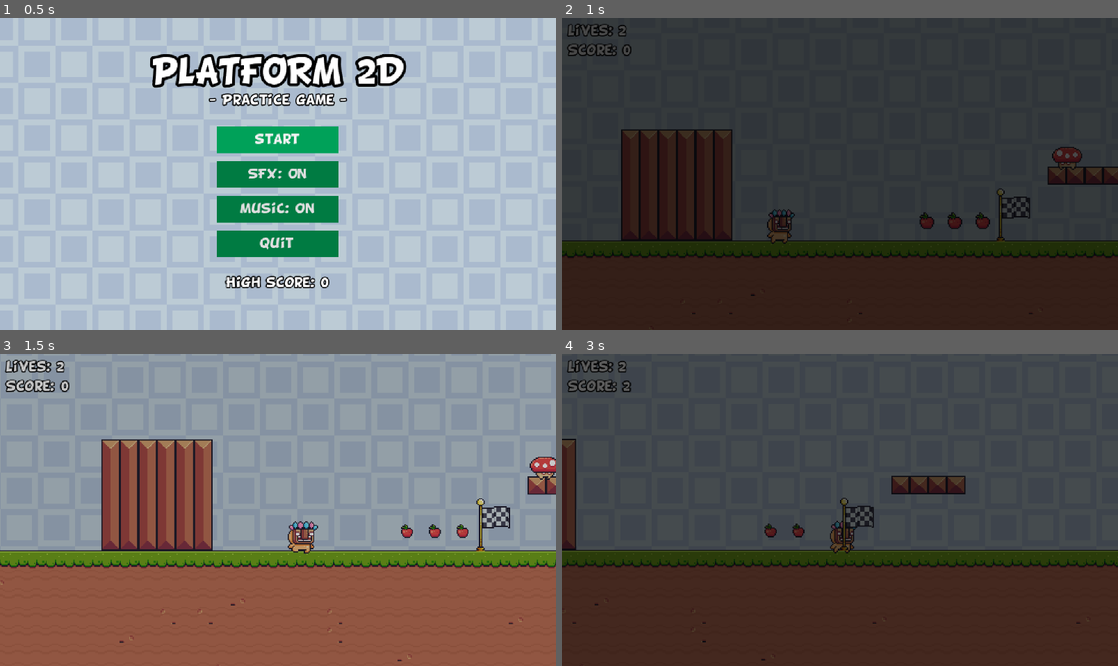
Above: before the commit, frames 1-4 (two rows, left to right).
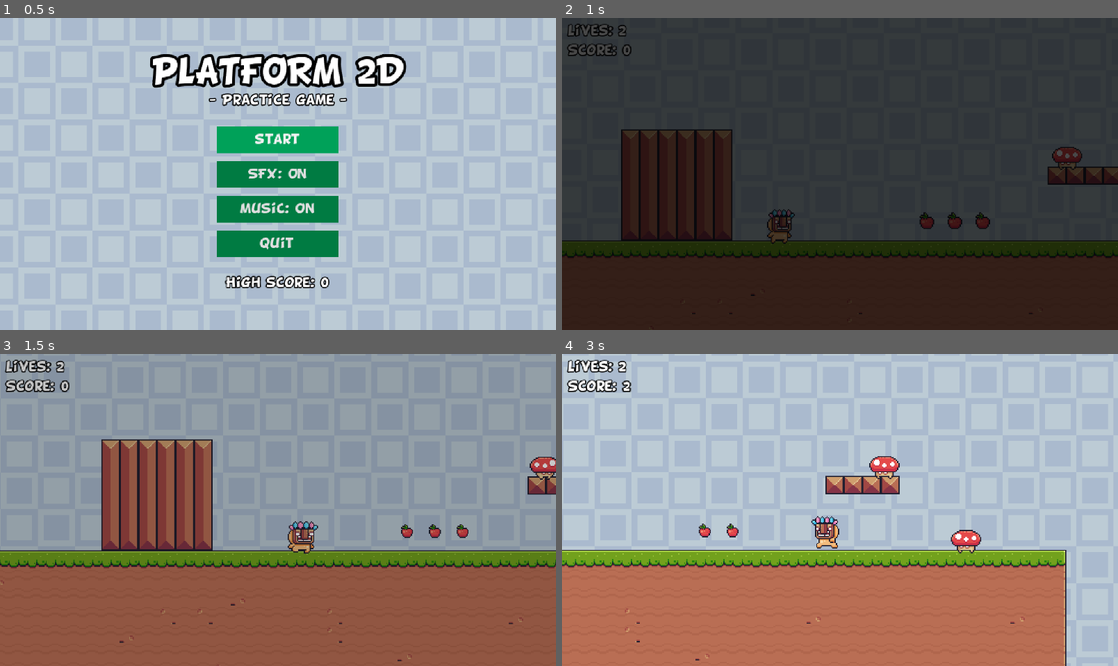
Above: after the commit, the same moments.

Repository: LaSierraDev/godot_practice_2d_platforms
Game: Godot game, scene res://scenes/IU/main_menu.tscn
Same seed, same stepped clock (60 frames per second), same inputs: the game is played once before the commit and once after it.
Inputs (mouse positions are in pixels of both pictures, inside the frame that each line leads up to):
- Up to frame 1 (0.5 s): no input
- Up to frame 2 (1 s): click "start" at 0.5 s
- Up to frame 3 (1.5 s): move the mouse to (400, 494) at 1.27 s; hold D (right) from 1.28 s (still down)
- Up to frame 4 (3 s): tap Space (jump) at 1.52, 2.27 s; move the mouse to (728, 525) at 2.02 s; move the mouse to (895, 441) at 2.77 s; release D (right) at 2.78 s; hold A (left) from 2.78 s (still down)

Frame 1 is identical in both runs. In frame 2, 0.3% of the frame differs, in the area x 78-85%, y 54-72%; in frame 3, 0.4%; in frame 4, 100%, in the area x 0-100%, y 0-100%.

Commit message:
[FIX] hit and dissapear animations fixed

Diff:
--- /dev/null
+++ b/resources/mushroom_sprite_frames.tres
@@ -0,0 +1,123 @@
+[gd_resource type="SpriteFrames" format=3 uid="uid://nv65rhxc2fhr"]
+
+[ext_resource type="Texture2D" uid="uid://cdtkf7cwhi7jj" path="res://assets/sprites/enemies/mushroom.png" id="1_dvapx"]
+
+[sub_resource type="AtlasTexture" id="AtlasTexture_i0alm"]
+atlas = ExtResource("1_dvapx")
+region = Rect2(0, 0, 32, 32)
+
+[sub_resource type="AtlasTexture" id="AtlasTexture_b6bn4"]
+atlas = ExtResource("1_dvapx")
+region = Rect2(32, 0, 32, 32)
+
+[sub_resource type="AtlasTexture" id="AtlasTexture_qyqt7"]
+atlas = ExtResource("1_dvapx")
+region = Rect2(64, 0, 32, 32)
+
+[sub_resource type="AtlasTexture" id="AtlasTexture_iiaqh"]
+atlas = ExtResource("1_dvapx")
+region = Rect2(96, 0, 32, 32)
+
+[sub_resource type="AtlasTexture" id="AtlasTexture_6g5jk"]
+atlas = ExtResource("1_dvapx")
+region = Rect2(128, 0, 32, 32)
+
+[sub_resource type="AtlasTexture" id="AtlasTexture_p8sgy"]
+atlas = ExtResource("1_dvapx")
+region = Rect2(160, 0, 32, 32)
+
+[sub_resource type="AtlasTexture" id="AtlasTexture_adtva"]
+atlas = ExtResource("1_dvapx")
+region = Rect2(192, 0, 32, 32)
+
+[sub_resource type="AtlasTexture" id="AtlasTexture_w16fr"]
+atlas = ExtResource("1_dvapx")
+region = Rect2(224, 0, 32, 32)
+
+[sub_resource type="AtlasTexture" id="AtlasTexture_yksrr"]
+atlas = ExtResource("1_dvapx")
+region = Rect2(256, 0, 32, 32)
+
+[sub_resource type="AtlasTexture" id="AtlasTexture_t7fmb"]
+atlas = ExtResource("1_dvapx")
+region = Rect2(288, 0, 32, 32)
+
+[sub_resource type="AtlasTexture" id="AtlasTexture_m2jh3"]
+atlas = ExtResource("1_dvapx")
+region = Rect2(320, 0, 32, 32)
+
+[sub_resource type="AtlasTexture" id="AtlasTexture_af7ig"]
+atlas = ExtResource("1_dvapx")
+region = Rect2(352, 0, 32, 32)
+
+[sub_resource type="AtlasTexture" id="AtlasTexture_q4jpt"]
+atlas = ExtResource("1_dvapx")
+region = Rect2(384, 0, 32, 32)
+
+[sub_resource type="AtlasTexture" id="AtlasTexture_xn5s3"]
+atlas = ExtResource("1_dvapx")
+region = Rect2(416, 0, 32, 32)
+
+[sub_resource type="AtlasTexture" id="AtlasTexture_g7ymc"]
+atlas = ExtResource("1_dvapx")
+region = Rect2(448, 0, 32, 32)
+
+[sub_resource type="AtlasTexture" id="AtlasTexture_btfv3"]
+atlas = ExtResource("1_dvapx")
+region = Rect2(480, 0, 32, 32)
+
+[resource]
+animations = [{
+"frames": [{
+"duration": 1.0,
+"texture": SubResource("AtlasTexture_i0alm")
+}, {
+"duration": 1.0,
+"texture": SubResource("AtlasTexture_b6bn4")
+}, {
+"duration": 1.0,
+"texture": SubResource("AtlasTexture_qyqt7")
+}, {
+"duration": 1.0,
+"texture": SubResource("AtlasTexture_iiaqh")
+}, {
+"duration": 1.0,
+"texture": SubResource("AtlasTexture_6g5jk")
+}, {
+"duration": 1.0,
+"texture": SubResource("AtlasTexture_p8sgy")
+}, {
+"duration": 1.0,
+"texture": SubResource("AtlasTexture_adtva")
+}, {
+"duration": 1.0,
+"texture": SubResource("AtlasTexture_w16fr")
+}, {
+"duration": 1.0,
+"texture": SubResource("AtlasTexture_yksrr")
+}, {
+"duration": 1.0,
+"texture": SubResource("AtlasTexture_t7fmb")
+}, {
+"duration": 1.0,
+"texture": SubResource("AtlasTexture_m2jh3")
+}, {
+"duration": 1.0,
+"texture": SubResource("AtlasTexture_af7ig")
+}, {
+"duration": 1.0,
+"texture": SubResource("AtlasTexture_q4jpt")
+}, {
+"duration": 1.0,
+"texture": SubResource("AtlasTexture_xn5s3")
+}, {
+"duration": 1.0,
+"texture": SubResource("AtlasTexture_g7ymc")
+}, {
+"duration": 1.0,
+"texture": SubResource("AtlasTexture_btfv3")
+}],
+"loop": true,
+"name": &"default",
+"speed": 16.0
+}]
--- a/scenes/Enemies/enemy_base.tscn
+++ b/scenes/Enemies/enemy_base.tscn
@@ -1,6 +1,7 @@
 [gd_scene format=3 uid="uid://ckp3a0dbpjj03"]
 
 [ext_resource type="Script" uid="uid://difnoakw35bbq" path="res://scripts/enemies/enemy_base.gd" id="1_h8mu4"]
+[ext_resource type="SpriteFrames" uid="uid://nv65rhxc2fhr" path="res://resources/mushroom_sprite_frames.tres" id="2_pkqou"]
 
 [sub_resource type="Animation" id="Animation_satqt"]
 length = 0.001
@@ -16,10 +17,70 @@
 "update": 0,
 "values": [Color(1, 1, 1, 1)]
 }
+tracks/1/type = "value"
+tracks/1/imported = false
+tracks/1/enabled = true
+tracks/1/path = NodePath("AnimatedSprite2D:scale")
+tracks/1/interp = 1
+tracks/1/loop_wrap = true
+tracks/1/keys = {
+"times": PackedFloat32Array(0),
+"transitions": PackedFloat32Array(1),
+"update": 0,
+"values": [Vector2(1, 1)]
+}
+tracks/2/type = "value"
+tracks/2/imported = false
+tracks/2/enabled = true
+tracks/2/path = NodePath("AnimatedSprite2D:position")
+tracks/2/interp = 1
+tracks/2/loop_wrap = true
+tracks/2/keys = {
+"times": PackedFloat32Array(0),
+"transitions": PackedFloat32Array(1),
+"update": 0,
+"values": [Vector2(0, 0)]
+}
+tracks/3/type = "value"
+tracks/3/imported = false
+tracks/3/enabled = true
+tracks/3/path = NodePath("AnimatedSprite2D:rotation")
+tracks/3/interp = 1
+tracks/3/loop_wrap = true
+tracks/3/keys = {
+"times": PackedFloat32Array(0),
+"transitions": PackedFloat32Array(1),
+"update": 0,
+"values": [0.0]
+}
+tracks/4/type = "value"
+tracks/4/imported = false
+tracks/4/enabled = true
+tracks/4/path = NodePath("CollisionShape2D:disabled")
+tracks/4/interp = 1
+tracks/4/loop_wrap = true
+tracks/4/keys = {
+"times": PackedFloat32Array(0),
+"transitions": PackedFloat32Array(1),
+"update": 1,
+"values": [false]
+}
+tracks/5/type = "value"
+tracks/5/imported = false
+tracks/5/enabled = true
+tracks/5/path = NodePath("Hurtbox/CSArea2D:disabled")
+tracks/5/interp = 1
+tracks/5/loop_wrap = true
+tracks/5/keys = {
+"times": PackedFloat32Array(0),
+"transitions": PackedFloat32Array(1),
+"update": 1,
+"values": [false]
+}
 
 [sub_resource type="Animation" id="Animation_qty17"]
 resource_name = "dessapear"
-length = 0.3
+length = 0.2529184
 tracks/0/type = "value"
 tracks/0/imported = false
 tracks/0/enabled = true
@@ -27,14 +88,123 @@
 tracks/0/interp = 1
 tracks/0/loop_wrap = true
 tracks/0/keys = {
-"times": PackedFloat32Array(0, 0.3),
+"times": PackedFloat32Array(0, 0.25126722),
 "transitions": PackedFloat32Array(1, 1),
 "update": 0,
 "values": [Color(1, 0, 0.13333334, 1), Color(1, 0, 0, 0)]
+}
+tracks/1/type = "value"
+tracks/1/imported = false
+tracks/1/enabled = false
+tracks/1/path = NodePath("AnimatedSprite2D:position")
+tracks/1/interp = 1
+tracks/1/loop_wrap = true
+tracks/1/keys = {
+"times": PackedFloat32Array(0, 0.10085445, 0.2512095),
+"transitions": PackedFloat32Array(0.5, 0.5, 0.5),
+"update": 0,
+"values": [Vector2(0, 0), Vector2(0, -16.635), Vector2(0, 25.345)]
+}
+tracks/2/type = "value"
+tracks/2/imported = false
+tracks/2/enabled = false
+tracks/2/path = NodePath("AnimatedSprite2D:rotation")
+tracks/2/interp = 1
+tracks/2/loop_wrap = true
+tracks/2/keys = {
+"times": PackedFloat32Array(0, 0.10085445, 0.14702384),
+"transitions": PackedFloat32Array(1, 1, 1),
+"update": 0,
+"values": [0.0, 0.6108652381980153, 3.141592653589793]
+}
+tracks/3/type = "value"
+tracks/3/imported = false
+tracks/3/enabled = true
+tracks/3/path = NodePath("CollisionShape2D:disabled")
+tracks/3/interp = 1
+tracks/3/loop_wrap = true
+tracks/3/keys = {
+"times": PackedFloat32Array(0),
+"transitions": PackedFloat32Array(1),
+"update": 1,
+"values": [true]
+}
+tracks/4/type = "value"
+tracks/4/imported = false
+tracks/4/enabled = true
+tracks/4/path = NodePath("Hurtbox/CSArea2D:disabled")
+tracks/4/interp = 1
+tracks/4/loop_wrap = true
+tracks/4/keys = {
+"times": PackedFloat32Array(0),
+"transitions": PackedFloat32Array(1),
+"update": 1,
+"values": [true]
 }
 
 [sub_resource type="Animation" id="Animation_pkqou"]
 resource_name = "hit"
+length = 0.148675
+tracks/0/type = "value"
+tracks/0/imported = false
+tracks/0/enabled = true
+tracks/0/path = NodePath("AnimatedSprite2D:scale")
+tracks/0/interp = 1
+tracks/0/loop_wrap = true
+tracks/0/keys = {
+"times": PackedFloat32Array(0, 0.06666667, 0.14838924),
+"transitions": PackedFloat32Array(-0.5, -0.5, -0.5),
+"update": 0,
+"values": [Vector2(1, 1), Vector2(1, 0.6), Vector2(1, 1)]
+}
+tracks/1/type = "value"
+tracks/1/imported = false
+tracks/1/enabled = true
+tracks/1/path = NodePath("AnimatedSprite2D:position")
+tracks/1/interp = 1
+tracks/1/loop_wrap = true
+tracks/1/keys = {
+"times": PackedFloat32Array(0, 0.06666667, 0.14838924),
+"transitions": PackedFloat32Array(-0.5, -0.5, -0.5),
+"update": 0,
+"values": [Vector2(0, 0), Vector2(0, 5.3), Vector2(0, 0)]
+}
+tracks/2/type = "value"
+tracks/2/imported = false
+tracks/2/enabled = true
+tracks/2/path = NodePath("AnimatedSprite2D:modulate")
+tracks/2/interp = 1
+tracks/2/loop_wrap = true
+tracks/2/keys = {
+"times": PackedFloat32Array(0, 0.06666667, 0.14838924),
+"transitions": PackedFloat32Array(1, 1, 1),
+"update": 0,
+"values": [Color(1, 0.9166667, 0.92777777, 1), Color(18.892157, 17.413149, 17.624435, 1), Color(1, 0.9166667, 0.92777777, 1)]
+}
+tracks/3/type = "value"
+tracks/3/imported = false
+tracks/3/enabled = true
+tracks/3/path = NodePath("CollisionShape2D:disabled")
+tracks/3/interp = 1
+tracks/3/loop_wrap = true
+tracks/3/keys = {
+"times": PackedFloat32Array(0),
+"transitions": PackedFloat32Array(1),
+"update": 1,
+"values": [true]
+}
+tracks/4/type = "value"
+tracks/4/imported = false
+tracks/4/enabled = true
+tracks/4/path = NodePath("Hurtbox/CSArea2D:disabled")
+tracks/4/interp = 1
+tracks/4/loop_wrap = true
+tracks/4/keys = {
+"times": PackedFloat32Array(0),
+"transitions": PackedFloat32Array(1),
+"update": 1,
+"values": [true]
+}
 
 [sub_resource type="AnimationLibrary" id="AnimationLibrary_satqt"]
 _data = {
@@ -50,6 +220,7 @@
 metadata/_edit_group_ = true
 
 [node name="AnimatedSprite2D" type="AnimatedSprite2D" parent="." unique_id=1693340170]
+sprite_frames = ExtResource("2_pkqou")
 
 [node name="CollisionShape2D" type="CollisionShape2D" parent="." unique_id=646999934]
 
--- a/scenes/Enemies/mushroom.tscn
+++ b/scenes/Enemies/mushroom.tscn
@@ -2,127 +2,7 @@
 
 [ext_resource type="PackedScene" uid="uid://ckp3a0dbpjj03" path="res://scenes/enemies/enemy_base.tscn" id="1_v73nu"]
 [ext_resource type="Script" uid="uid://dy1axvuvpn3tm" path="res://scripts/enemies/mushroom.gd" id="2_nfsas"]
-[ext_resource type="Texture2D" uid="uid://cdtkf7cwhi7jj" path="res://assets/sprites/enemies/mushroom.png" id="3_nfsas"]
-
-[sub_resource type="AtlasTexture" id="AtlasTexture_i0alm"]
-atlas = ExtResource("3_nfsas")
-region = Rect2(0, 0, 32, 32)
-
-[sub_resource type="AtlasTexture" id="AtlasTexture_b6bn4"]
-atlas = ExtResource("3_nfsas")
-region = Rect2(32, 0, 32, 32)
-
-[sub_resource type="AtlasTexture" id="AtlasTexture_qyqt7"]
-atlas = ExtResource("3_nfsas")
-region = Rect2(64, 0, 32, 32)
-
-[sub_resource type="AtlasTexture" id="AtlasTexture_iiaqh"]
-atlas = ExtResource("3_nfsas")
-region = Rect2(96, 0, 32, 32)
-
-[sub_resource type="AtlasTexture" id="AtlasTexture_6g5jk"]
-atlas = ExtResource("3_nfsas")
-region = Rect2(128, 0, 32, 32)
-
-[sub_resource type="AtlasTexture" id="AtlasTexture_p8sgy"]
-atlas = ExtResource("3_nfsas")
-region = Rect2(160, 0, 32, 32)
-
-[sub_resource type="AtlasTexture" id="AtlasTexture_adtva"]
-atlas = ExtResource("3_nfsas")
-region = Rect2(192, 0, 32, 32)
-
-[sub_resource type="AtlasTexture" id="AtlasTexture_w16fr"]
-atlas = ExtResource("3_nfsas")
-region = Rect2(224, 0, 32, 32)
-
-[sub_resource type="AtlasTexture" id="AtlasTexture_yksrr"]
-atlas = ExtResource("3_nfsas")
-region = Rect2(256, 0, 32, 32)
-
-[sub_resource type="AtlasTexture" id="AtlasTexture_t7fmb"]
-atlas = ExtResource("3_nfsas")
-region = Rect2(288, 0, 32, 32)
-
-[sub_resource type="AtlasTexture" id="AtlasTexture_m2jh3"]
-atlas = ExtResource("3_nfsas")
-region = Rect2(320, 0, 32, 32)
-
-[sub_resource type="AtlasTexture" id="AtlasTexture_af7ig"]
-atlas = ExtResource("3_nfsas")
-region = Rect2(352, 0, 32, 32)
-
-[sub_resource type="AtlasTexture" id="AtlasTexture_q4jpt"]
-atlas = ExtResource("3_nfsas")
-region = Rect2(384, 0, 32, 32)
-
-[sub_resource type="AtlasTexture" id="AtlasTexture_xn5s3"]
-atlas = ExtResource("3_nfsas")
-region = Rect2(416, 0, 32, 32)
-
-[sub_resource type="AtlasTexture" id="AtlasTexture_g7ymc"]
-atlas = ExtResource("3_nfsas")
-region = Rect2(448, 0, 32, 32)
-
-[sub_resource type="AtlasTexture" id="AtlasTexture_btfv3"]
-atlas = ExtResource("3_nfsas")
-region = Rect2(480, 0, 32, 32)
-
-[sub_resource type="SpriteFrames" id="SpriteFrames_uiuyj"]
-animations = [{
-"frames": [{
-"duration": 1.0,
-"texture": SubResource("AtlasTexture_i0alm")
-}, {
-"duration": 1.0,
-"texture": SubResource("AtlasTexture_b6bn4")
-}, {
-"duration": 1.0,
-"texture": SubResource("AtlasTexture_qyqt7")
-}, {
-"duration": 1.0,
-"texture": SubResource("AtlasTexture_iiaqh")
-}, {
-"duration": 1.0,
-"texture": SubResource("AtlasTexture_6g5jk")
-}, {
-"duration": 1.0,
-"texture": SubResource("AtlasTexture_p8sgy")
-}, {
-"duration": 1.0,
-"texture": SubResource("AtlasTexture_adtva")
-}, {
-"duration": 1.0,
-"texture": SubResource("AtlasTexture_w16fr")
-}, {
-"duration": 1.0,
-"texture": SubResource("AtlasTexture_yksrr")
-}, {
-"duration": 1.0,
-"texture": SubResource("AtlasTexture_t7fmb")
-}, {
-"duration": 1.0,
-"texture": SubResource("AtlasTexture_m2jh3")
-}, {
-"duration": 1.0,
-"texture": SubResource("AtlasTexture_af7ig")
-}, {
-"duration": 1.0,
-"texture": SubResource("AtlasTexture_q4jpt")
-}, {
-"duration": 1.0,
-"texture": SubResource("AtlasTexture_xn5s3")
-}, {
-"duration": 1.0,
-"texture": SubResource("AtlasTexture_g7ymc")
-}, {
-"duration": 1.0,
-"texture": SubResource("AtlasTexture_btfv3")
-}],
-"loop": true,
-"name": &"default",
-"speed": 16.0
-}]
+[ext_resource type="SpriteFrames" uid="uid://nv65rhxc2fhr" path="res://resources/mushroom_sprite_frames.tres" id="3_1calh"]
 
 [sub_resource type="RectangleShape2D" id="RectangleShape2D_nfsas"]
 size = Vector2(11, 20)
@@ -137,7 +17,7 @@
 points = 5
 
 [node name="AnimatedSprite2D" parent="." index="0" unique_id=1693340170]
-sprite_frames = SubResource("SpriteFrames_uiuyj")
+sprite_frames = ExtResource("3_1calh")
 autoplay = "default"
 frame_progress = 0.5034225
 
--- a/scenes/levels/level_01.tscn
+++ b/scenes/levels/level_01.tscn
@@ -95,4 +95,4 @@
 position = Vector2(8, 240)
 
 [node name="LevelConditionEnd2" parent="." index="11" unique_id=1452021542 instance=ExtResource("5_qdh5e")]
-position = Vector2(208, 224)
+position = Vector2(1136, 112)
--- a/scripts/Autoloads/global.gd
+++ b/scripts/Autoloads/global.gd
@@ -30,6 +30,7 @@
 
 ## --- Animation --- ##
 const ANI_DISSAPIAR: String = "dissapear"
+const ANI_HIT: String = "hit"
 const ANI_FADE_IN: String = "fade_in"
 const ANI_FADE_OUT: String = "fade_out"
 
--- a/scripts/enemies/enemy_base.gd
+++ b/scripts/enemies/enemy_base.gd
@@ -69,6 +69,7 @@
 
 
 func hit() -> void:
+	animation_player.play(Global.ANI_HIT, true)
 	GameManager.update_score(points)
 	_die()
 
@@ -85,7 +86,9 @@
 
 
 func _on_animation_player_animation_finished(_ani_name: StringName) -> void:
-	destroy_me()
+	if _ani_name == Global.ANI_DISSAPIAR:
+		if not animation_player.is_playing():
+			destroy_me()
 
 
 func _on_screen_entered_screen_notifier() -> void:
